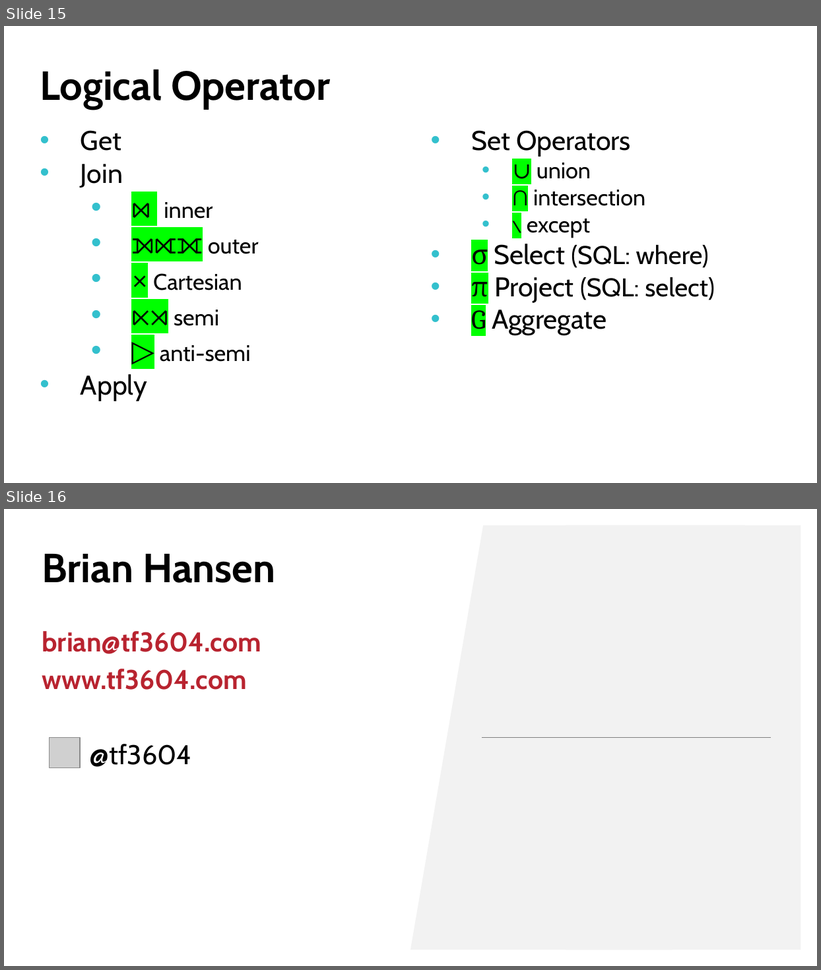
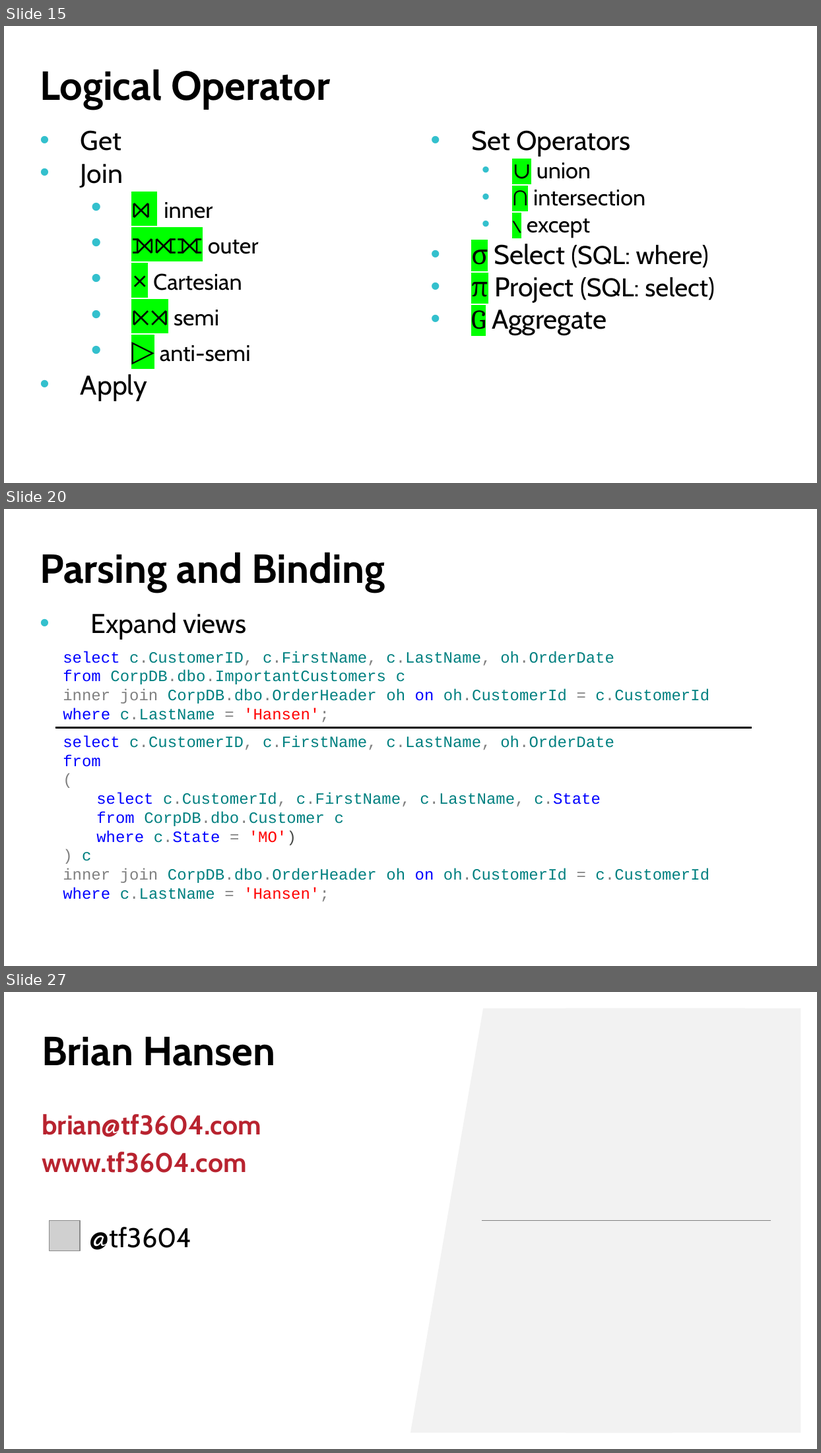
Before and after one commit to tf3604/OptimizerPresentation, a slide deck: Hansen - Get Your Optimizer to Give up All Its Secrets.pptx. Shown one above the other, each under a label of ours: slides 15 and 16 before the commit, slides 15, 20 and 27 after it; the slides between them are not shown. The pictures are 821x970 and 821x1453 pixels, drawn with LibreOffice and Linux fonts; fonts in the diff are those of the drawing; grey boxes stand for pictures; background and template pictures are left out. Boxes give left, top, right and bottom in pixels: in the first picture for what was removed or moved away, otherwise in the second. Text is boxed around its words. In the diff, an @@ line names an element or a change of style, - is before the commit and + after.

```diff
--- a/Hansen - Get Your Optimizer to Give up All Its Secrets.pptx
+++ b/Hansen - Get Your Optimizer to Give up All Its Secrets.pptx
@@ slide 20 added at [4,509,817,966], background picture (left out) @@
@@ title added at [40,552,385,592], 36 pt, text #000000, bold @@
+Parsing and Binding
@@ text added at [90,613,247,640], 24 pt, text #000000 @@
+• Expand views
@@ text added at [63,651,710,722], 14 pt, text #008080 @@
+select c.CustomerID, c.FirstName, c.LastName, oh.OrderDate
+from CorpDB.dbo.ImportantCustomers c
+inner join CorpDB.dbo.OrderHeader oh on oh.CustomerId = c.CustomerId
+where c.LastName = 'Hansen';
@@ line added from (55, 727) to (752, 727), #000000 2 pt @@
@@ text added at [63,735,710,902], 14 pt, text #008080 @@
+select c.CustomerID, c.FirstName, c.LastName, oh.OrderDate
+from
+(
+  select c.CustomerId, c.FirstName, c.LastName, c.State
+  from CorpDB.dbo.Customer c
+  where c.State = 'MO')
+) c
+inner join CorpDB.dbo.OrderHeader oh on oh.CustomerId = c.CustomerId
+where c.LastName = 'Hansen';
@@ what was slide 16 is now slide 27 @@
```
Also in this commit, not shown: 10 other slides added.
